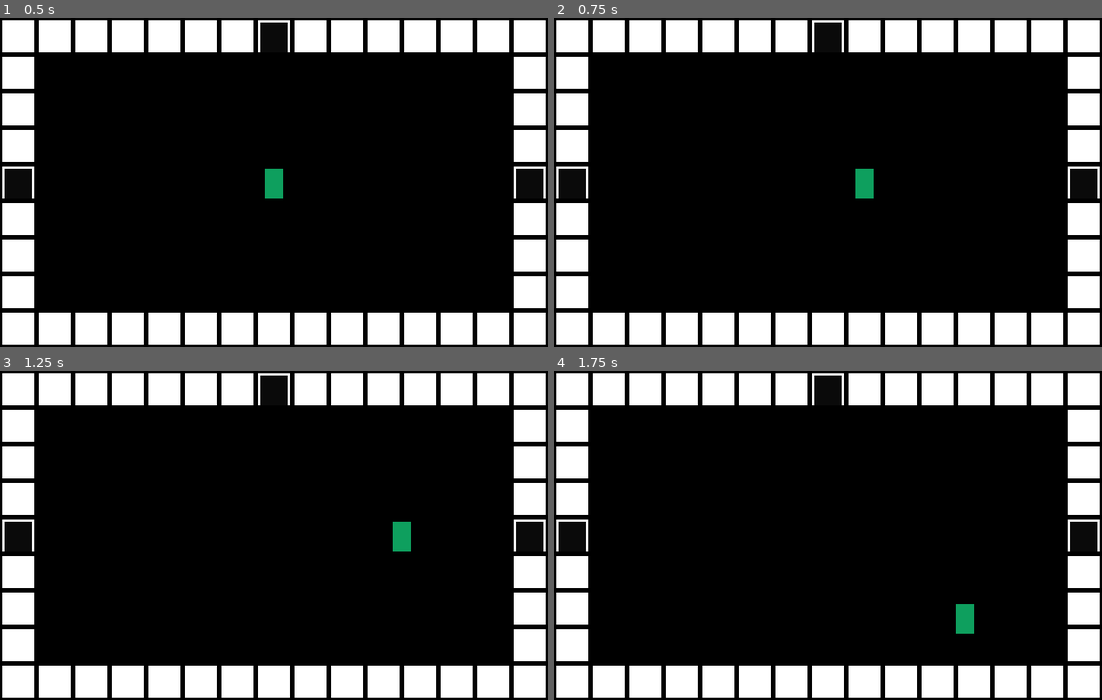
Above: before the commit, frames 1-4 (two rows, left to right).
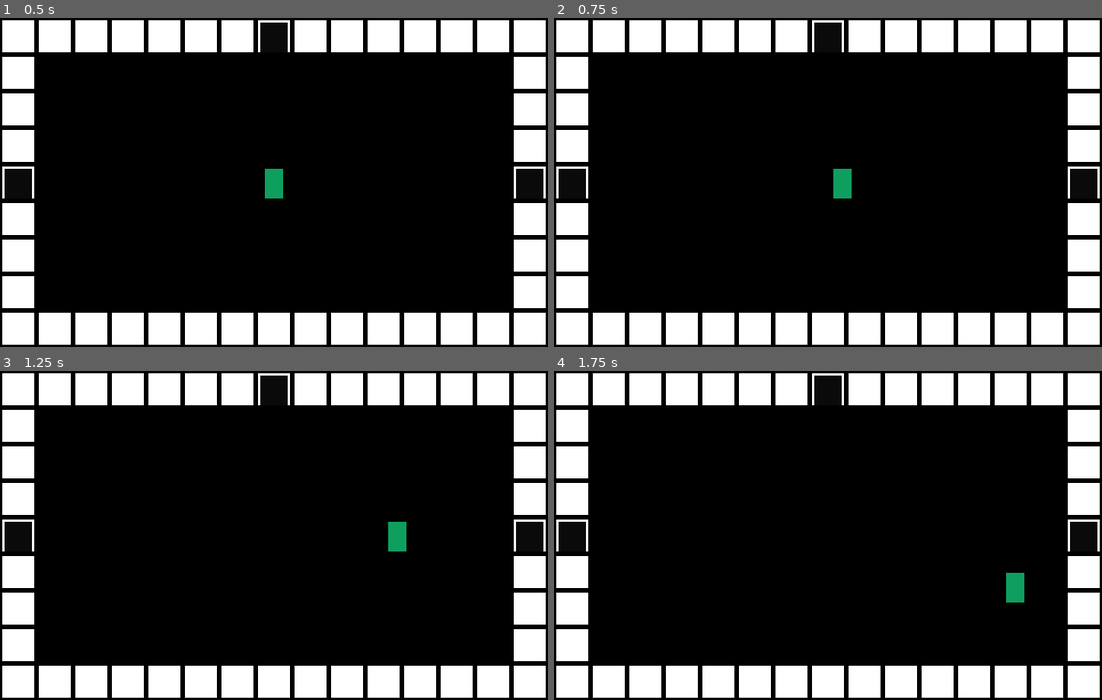
Above: after the commit, the same moments.

Repository: deeredman1991/ProjectShootyMcShootface
Game: Godot game, scene res://main/Main.tscn
Two runs of this game, one before a commit and one after it. Both use one fixed random seed, a clock stepped at 60 frames per second and the inputs below.
Inputs:
- Up to frame 1 (0.5 s): no input
- Up to frame 2 (0.75 s): tap Enter at 0.5 s; hold D (move_right, bound only before the commit) from 0.53 s (still down)
- Up to frame 3 (1.25 s): keep holding D (move_right, bound only before the commit)
- Up to frame 4 (1.75 s): release D (move_right, bound only before the commit) at 1.28 s; hold S (move_down, bound only before the commit) from 1.28 s (still down)

Frame 1 is identical in both runs. In frame 2, 0.6% of the frame differs, in the area x 50-59%, y 45-55%; in frame 3, 0.2%; in frame 4, 0.6%.

Commit message:
fixed keyboard input

Diff:
--- a/src/main/scenes/game/entities/player/Player.gd
+++ b/src/main/scenes/game/entities/player/Player.gd
@@ -1,21 +1,35 @@
 extends KinematicBody2D
 
 
-export var speed:= 5
+var acceleration = 300
+var max_speed = 100
+var friction = 300
 
-func _physics_process(_delta: float) -> void:
+var velocity = Vector2.ZERO
+
+func _physics_process(delta: float) -> void:
 	if GameManager.game_is_paused:
 		return
 
-	handle_movement()
+	handle_movement(delta)
 
-func handle_movement() -> void:
-	var x := Input.get_axis("move_left", "move_right")
-	var y := Input.get_axis("move_up", "move_down")
+func handle_movement(delta: float) -> void:
+	var input_vector = Vector2.ZERO
+	input_vector.x = Input.get_axis("KB_move_left", "KB_move_right")
+	input_vector.y = Input.get_axis("KB_move_up", "KB_move_down")
 
-	var direction_vector = Vector2(x, y)
+	# We have to separate Joypad Controls from Keyboard Controls
+	#	because joypad will randomly interupt keyboard if plugged in.
+	if input_vector == Vector2.ZERO:
+		input_vector.x = Input.get_axis("JP_move_left", "JP_move_right")
+		input_vector.y = Input.get_axis("JP_move_up", "JP_move_down")
 
-	if direction_vector.length() > 1:
-		direction_vector = direction_vector.normalized()
+	if input_vector.length() > 1:
+		input_vector = input_vector.normalized()
 
-	move_and_slide( direction_vector * speed * ((OptionsManager.tile_size.x + OptionsManager.tile_size.y)/2) )
+	if input_vector != Vector2.ZERO:
+		velocity = velocity.move_toward( input_vector * max_speed, acceleration * delta )
+	else:
+		velocity = velocity.move_toward( Vector2.ZERO, friction * delta )
+
+	velocity = move_and_slide( velocity )
--- a/src/main/scenes/game/entities/player/Player.tscn
+++ b/src/main/scenes/game/entities/player/Player.tscn
@@ -2,8 +2,9 @@
 
 [ext_resource path="res://main/scenes/game/entities/player/Player.gd" type="Script" id=1]
 
-[sub_resource type="RectangleShape2D" id=1]
-extents = Vector2( 4, 2 )
+[sub_resource type="CapsuleShape2D" id=1]
+radius = 2.0
+height = 4.0
 
 [node name="Player" type="KinematicBody2D"]
 collision_mask = 112
@@ -18,4 +19,5 @@
 
 [node name="CollisionShape2D" type="CollisionShape2D" parent="."]
 position = Vector2( 8, 13 )
+rotation = 1.5708
 shape = SubResource( 1 )
--- a/src/project.godot
+++ b/src/project.godot
@@ -38,28 +38,44 @@
 
 [input]
 
-move_left={
+KB_move_left={
 "deadzone": 0.5,
 "events": [ Object(InputEventKey,"resource_local_to_scene":false,"resource_name":"","device":0,"alt":false,"shift":false,"control":false,"meta":false,"command":false,"pressed":false,"scancode":0,"physical_scancode":65,"unicode":0,"echo":false,"script":null)
-, Object(InputEventJoypadMotion,"resource_local_to_scene":false,"resource_name":"","device":0,"axis":0,"axis_value":-1.0,"script":null)
  ]
 }
-move_right={
+KB_move_right={
 "deadzone": 0.5,
 "events": [ Object(InputEventKey,"resource_local_to_scene":false,"resource_name":"","device":0,"alt":false,"shift":false,"control":false,"meta":false,"command":false,"pressed":false,"scancode":0,"physical_scancode":68,"unicode":0,"echo":false,"script":null)
-, Object(InputEventJoypadMotion,"resource_local_to_scene":false,"resource_name":"","device":0,"axis":0,"axis_value":1.0,"script":null)
  ]
 }
-move_up={
+KB_move_up={
 "deadzone": 0.5,
 "events": [ Object(InputEventKey,"resource_local_to_scene":false,"resource_name":"","device":0,"alt":false,"shift":false,"control":false,"meta":false,"command":false,"pressed":false,"scancode":0,"physical_scancode":87,"unicode":0,"echo":false,"script":null)
-, Object(InputEventJoypadMotion,"resource_local_to_scene":false,"resource_name":"","device":0,"axis":1,"axis_value":-1.0,"script":null)
  ]
 }
-move_down={
+KB_move_down={
 "deadzone": 0.5,
 "events": [ Object(InputEventKey,"resource_local_to_scene":false,"resource_name":"","device":0,"alt":false,"shift":false,"control":false,"meta":false,"command":false,"pressed":false,"scancode":0,"physical_scancode":83,"unicode":0,"echo":false,"script":null)
-, Object(InputEventJoypadMotion,"resource_local_to_scene":false,"resource_name":"","device":0,"axis":1,"axis_value":1.0,"script":null)
+ ]
+}
+JP_move_left={
+"deadzone": 0.5,
+"events": [ Object(InputEventJoypadMotion,"resource_local_to_scene":false,"resource_name":"","device":0,"axis":0,"axis_value":-1.0,"script":null)
+ ]
+}
+JP_move_right={
+"deadzone": 0.5,
+"events": [ Object(InputEventJoypadMotion,"resource_local_to_scene":false,"resource_name":"","device":0,"axis":0,"axis_value":1.0,"script":null)
+ ]
+}
+JP_move_up={
+"deadzone": 0.5,
+"events": [ Object(InputEventJoypadMotion,"resource_local_to_scene":false,"resource_name":"","device":0,"axis":1,"axis_value":-1.0,"script":null)
+ ]
+}
+JP_move_down={
+"deadzone": 0.5,
+"events": [ Object(InputEventJoypadMotion,"resource_local_to_scene":false,"resource_name":"","device":0,"axis":1,"axis_value":1.0,"script":null)
  ]
 }
 
